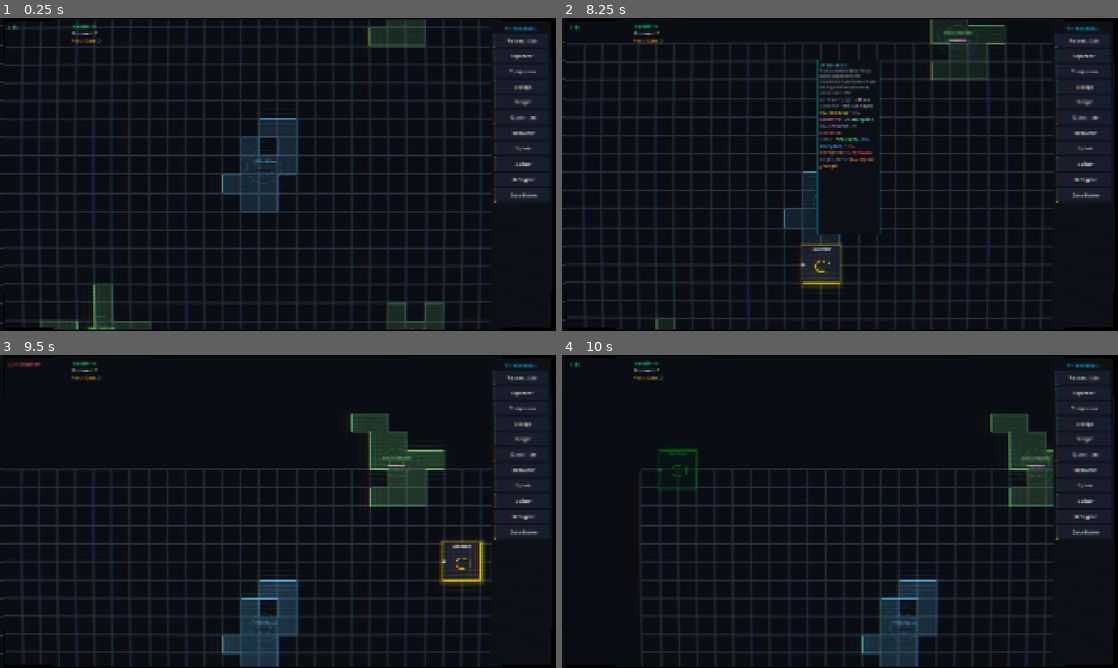
Above: before the commit, frames 1-4 (two rows, left to right).
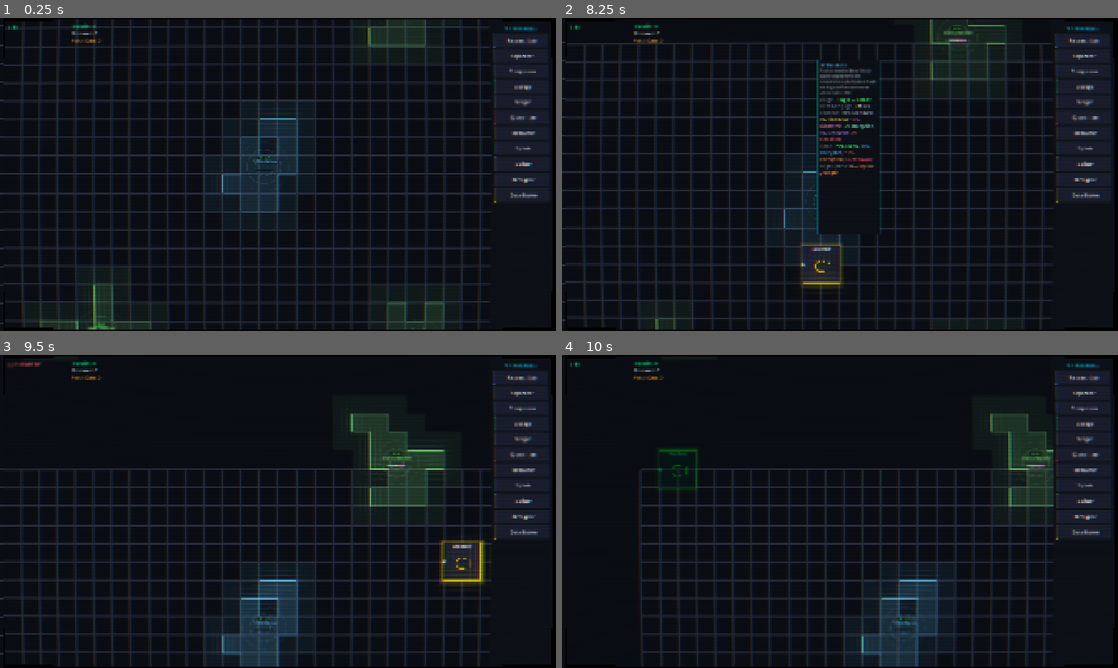
Above: after the commit, the same moments.

Repository: BYGGOLDENSTONE/sys-admin
Game: Godot game, scene res://scenes/main.tscn
Same seed, same stepped clock (60 frames per second), same inputs: the game is played once before the commit and once after it.
Inputs (mouse positions are in pixels of both pictures, inside the frame that each line leads up to):
- Up to frame 1 (0.25 s): no input
- Up to frame 2 (8.25 s): click "Research Lab" at 0.5 s; click "Separator" at 1.25 s; click "Compressor" at 2 s; click "Storage" at 2.75 s; click "Merger" at 3.5 s; click "Quarantine" at 4.25 s; click "Recoverer" at 5 s; click "Splitter" at 5.75 s; click "Decryptor" at 6.5 s; click "Data Broker" at 7.25 s; tap Enter at 8 s; move the mouse to (812, 237) at 8.02 s; hold W from 8.03 s (still down); hold Ctrl from 8.03 s (still down); click (812, 237) at 8.17 s
- Up to frame 3 (9.5 s): tap Space at 8.27 s; release W at 8.75 s; release Ctrl at 8.75 s; drag from (444, 558) to (250, 574) at 8.77 s
- Up to frame 4 (10 s): tap Space at 9.5 s; move the mouse to (673, 464) at 9.52 s; hold A from 9.53 s (still down); tap Z at 9.6 s

The runs differ from the first frame. In frame 1, less than 0.1% of the frame differs, in the area x 17-49%, y 44-99%; in frame 2, 1.1%, in the area x 46-72%, y 3-51%; in frame 3, less than 0.1%; in frame 4, less than 0.1%.

Commit message:
Refactor Faz 6.4: Bölge sistemi — halka sınırları + zorluk rozetleri
Co-Authored-By: Claude Opus 4.6 <noreply@anthropic.com>

Diff:
--- a/resources/sources/biotech_lab.tres
+++ b/resources/sources/biotech_lab.tres
@@ -11,3 +11,4 @@
 state_weights = {0: 0.15, 1: 0.40, 2: 0.35, 3: 0.10}
 bandwidth = 8.0
 cell_count_range = Vector2i(7, 11)
+ring_index = 1
--- a/resources/sources/blackwall_fragment.tres
+++ b/resources/sources/blackwall_fragment.tres
@@ -11,3 +11,4 @@
 state_weights = {0: 0.05, 1: 0.35, 2: 0.15, 3: 0.45}
 bandwidth = 15.0
 cell_count_range = Vector2i(4, 8)
+ring_index = 3
--- a/resources/sources/corporate_server.tres
+++ b/resources/sources/corporate_server.tres
@@ -11,3 +11,4 @@
 state_weights = {0: 0.30, 1: 0.40, 2: 0.20, 3: 0.10}
 bandwidth = 8.0
 cell_count_range = Vector2i(8, 12)
+ring_index = 1
--- a/resources/sources/dark_web_node.tres
+++ b/resources/sources/dark_web_node.tres
@@ -11,3 +11,4 @@
 state_weights = {0: 0.15, 1: 0.25, 2: 0.30, 3: 0.30}
 bandwidth = 10.0
 cell_count_range = Vector2i(6, 10)
+ring_index = 2
--- a/resources/sources/data_source_definition.gd
+++ b/resources/sources/data_source_definition.gd
@@ -8,3 +8,4 @@
 @export var state_weights: Dictionary = {}    ## {DataState: weight} probability distribution
 @export var bandwidth: float = 5.0            ## Max MB/s this source can provide
 @export var cell_count_range: Vector2i = Vector2i(8, 12)  ## Min/max cells for organic shape
+@export var ring_index: int = -1  ## Difficulty ring: 0=easy, 1=medium, 2=hard, 3=endgame
--- a/resources/sources/government_archive.tres
+++ b/resources/sources/government_archive.tres
@@ -11,3 +11,4 @@
 state_weights = {0: 0.10, 1: 0.60, 2: 0.20, 3: 0.10}
 bandwidth = 10.0
 cell_count_range = Vector2i(6, 10)
+ring_index = 2
--- a/resources/sources/isp_backbone.tres
+++ b/resources/sources/isp_backbone.tres
@@ -11,3 +11,4 @@
 state_weights = {0: 0.70, 1: 0.10, 2: 0.15, 3: 0.05}
 bandwidth = 5.0
 cell_count_range = Vector2i(10, 14)
+ring_index = 0
--- a/resources/sources/military_network.tres
+++ b/resources/sources/military_network.tres
@@ -11,3 +11,4 @@
 state_weights = {0: 0.05, 1: 0.40, 2: 0.20, 3: 0.35}
 bandwidth = 12.0
 cell_count_range = Vector2i(5, 9)
+ring_index = 3
--- a/resources/sources/public_database.tres
+++ b/resources/sources/public_database.tres
@@ -11,3 +11,4 @@
 state_weights = {0: 0.55, 1: 0.10, 2: 0.30, 3: 0.05}
 bandwidth = 6.0
 cell_count_range = Vector2i(9, 13)
+ring_index = 0
--- a/scripts/data_source.gd
+++ b/scripts/data_source.gd
@@ -44,6 +44,9 @@
 	var pulse: float = sin(_glow_time * GLOW_PULSE_SPEED) * GLOW_PULSE_AMOUNT
 	var base_alpha: float = 0.12 + pulse
 	var border_alpha: float = 0.5 + pulse * 2.0
+
+	# Territory tint (1-cell padding around source for zone feel)
+	_draw_territory_tint(accent)
 
 	# Draw filled cells (organic blob)
 	for cell in cells:
@@ -61,6 +64,9 @@
 	# Signal rings (expanding circles from center)
 	var center: Vector2 = get_center_world() - global_position
 	_draw_signal_rings(center, accent)
+
+	# Zone badge (difficulty indicator above name)
+	_draw_zone_badge(center)
 
 	# Source name at center
 	_draw_source_name(center, accent)
@@ -178,3 +184,55 @@
 		var color: Color = DataEnums.content_color(int(content_id))
 		draw_rect(Rect2(Vector2(bar_x + offset, bar_y), Vector2(seg_width, bar_height)), Color(color, 0.8), true)
 		offset += seg_width
+
+
+func _draw_territory_tint(accent: Color) -> void:
+	var cell_set: Dictionary = {}
+	for cell in cells:
+		cell_set[cell] = true
+
+	# Draw a faint tint on neighboring cells (1-cell padding) that aren't part of source
+	var tint_color := Color(accent, 0.06)
+	for cell in cells:
+		for dx in range(-1, 2):
+			for dy in range(-1, 2):
+				var neighbor := Vector2i(cell.x + dx, cell.y + dy)
+				if cell_set.has(neighbor):
+					continue
+				var local_pos := Vector2(
+					(neighbor.x - grid_cell.x) * TILE_SIZE,
+					(neighbor.y - grid_cell.y) * TILE_SIZE
+				)
+				# Use cell_set to avoid drawing same neighbor multiple times
+				cell_set[neighbor] = false  # Mark as tinted (not a source cell)
+				draw_rect(Rect2(local_pos, Vector2(TILE_SIZE, TILE_SIZE)), tint_color, true)
+
+
+func _draw_zone_badge(center: Vector2) -> void:
+	if definition.ring_index < 0:
+		return
+
+	var ring_labels: Array = ["KOLAY", "ORTA", "ZOR", "ENDGAME"]
+	var ring_colors: Array = [
+		Color(0.3, 1.0, 0.4),   # green
+		Color(1.0, 0.9, 0.3),   # yellow
+		Color(1.0, 0.6, 0.2),   # orange
+		Color(1.0, 0.3, 0.2),   # red
+	]
+
+	var idx: int = clampi(definition.ring_index, 0, 3)
+	var label: String = ring_labels[idx]
+	var badge_color: Color = ring_colors[idx]
+
+	var font := ThemeDB.fallback_font
+	var font_size := 10
+	var text_size := font.get_string_size(label, HORIZONTAL_ALIGNMENT_CENTER, -1, font_size)
+	var badge_pos := Vector2(center.x - text_size.x / 2.0, center.y - 28)
+
+	# Badge background
+	var bg_rect := Rect2(badge_pos.x - 4, badge_pos.y - font_size + 1, text_size.x + 8, font_size + 4)
+	draw_rect(bg_rect, Color(0, 0, 0, 0.6), true)
+	draw_rect(bg_rect, Color(badge_color, 0.5), false, 1.0)
+
+	# Badge text
+	draw_string(font, badge_pos, label, HORIZONTAL_ALIGNMENT_LEFT, -1, font_size, Color(badge_color, 0.9))
--- a/scripts/grid_system.gd
+++ b/scripts/grid_system.gd
@@ -6,6 +6,15 @@
 
 const BG_COLOR := Color("#0a0e14")
 const GRID_LINE_COLOR := Color("#2a2e3e")
+const MAP_CENTER := Vector2(128 * 64, 128 * 64)  ## Center in pixels (128,128 grid * 64px)
+
+## Ring border radii (in grid cells) and colors (easy→endgame)
+const RING_BORDERS: Array = [
+	{"radius": 25, "color": Color(0.3, 1.0, 0.4, 0.25)},   ## Ring 0→1: green
+	{"radius": 50, "color": Color(1.0, 0.9, 0.3, 0.25)},   ## Ring 1→2: yellow
+	{"radius": 80, "color": Color(1.0, 0.6, 0.2, 0.25)},   ## Ring 2→3: orange
+	{"radius": 115, "color": Color(1.0, 0.3, 0.2, 0.25)},  ## Ring 3 outer: red
+]
 
 var _occupied_cells: Dictionary = {}
 var _source_cells: Dictionary = {}  ## cell → source Node2D ref
@@ -58,6 +67,21 @@
 		_source_cells.erase(cell)
 
 
+func get_ring_color(ring_index: int) -> Color:
+	if ring_index < 0 or ring_index >= RING_BORDERS.size():
+		return Color.WHITE
+	return RING_BORDERS[ring_index]["color"]
+
+
+func get_ring_label(ring_index: int) -> String:
+	match ring_index:
+		0: return "KOLAY"
+		1: return "ORTA"
+		2: return "ZOR"
+		3: return "ENDGAME"
+		_: return "???"
+
+
 func get_source_at(cell: Vector2i) -> Node:
 	return _source_cells.get(cell, null)
 
@@ -89,3 +113,33 @@
 			Vector2(end_x * TILE_SIZE, y * TILE_SIZE),
 			GRID_LINE_COLOR, -1.0, true
 		)
+
+	_draw_ring_borders(cam_pos, vp_size)
+
+
+func _draw_ring_borders(cam_pos: Vector2, vp_size: Vector2) -> void:
+	var view_rect := Rect2(cam_pos, vp_size)
+	var seg_count: int = 64
+
+	for ring in RING_BORDERS:
+		var radius_px: float = float(ring["radius"]) * TILE_SIZE
+		var color: Color = ring["color"]
+
+		# Rough visibility check: if ring circle doesn't intersect viewport, skip
+		var ring_rect := Rect2(
+			MAP_CENTER.x - radius_px, MAP_CENTER.y - radius_px,
+			radius_px * 2, radius_px * 2
+		)
+		if not view_rect.intersects(ring_rect):
+			continue
+
+		# Draw dashed neon circle
+		var points := PackedVector2Array()
+		for i in range(seg_count + 1):
+			var angle: float = float(i) / float(seg_count) * TAU
+			points.append(MAP_CENTER + Vector2(cos(angle), sin(angle)) * radius_px)
+
+		# Inner glow (wider, dimmer)
+		draw_polyline(points, Color(color, color.a * 0.4), 4.0, true)
+		# Core line
+		draw_polyline(points, color, 1.5, true)
--- a/scripts/ui/building_tooltip.gd
+++ b/scripts/ui/building_tooltip.gd
@@ -239,6 +239,12 @@
 		return
 	var def = _target_source.definition
 	var lines: PackedStringArray = []
+	# Zone/ring info
+	if def.ring_index >= 0:
+		var ring_labels: Array = ["KOLAY", "ORTA", "ZOR", "ENDGAME"]
+		var ring_colors: Array = ["#44ff66", "#ffee44", "#ff9933", "#ff4444"]
+		var idx: int = clampi(def.ring_index, 0, 3)
+		lines.append(_stat("Bölge", "[color=%s]Ring %d — %s[/color]" % [ring_colors[idx], idx, ring_labels[idx]]))
 	lines.append(_stat("Bant Genişliği", "%d MB/s" % int(def.bandwidth)))
 	if not def.content_weights.is_empty():
 		lines.append(_stat("Content", _format_content_weights(def.content_weights)))
Not shown, changed: CLAUDE.md
